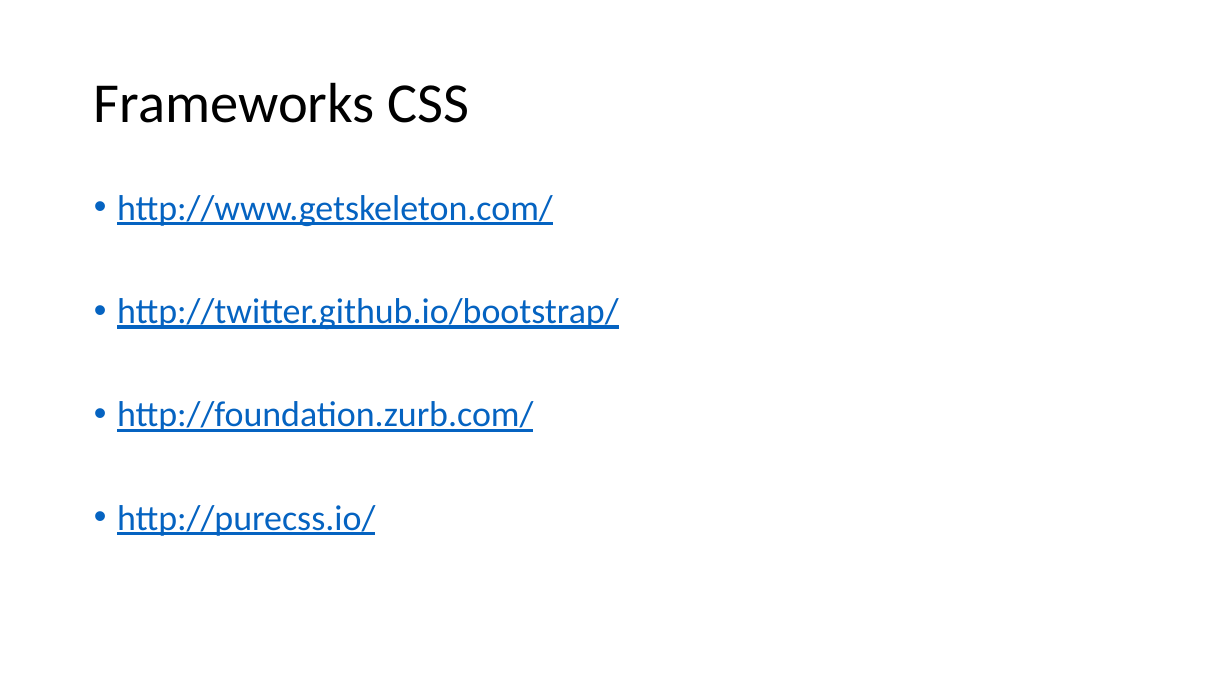
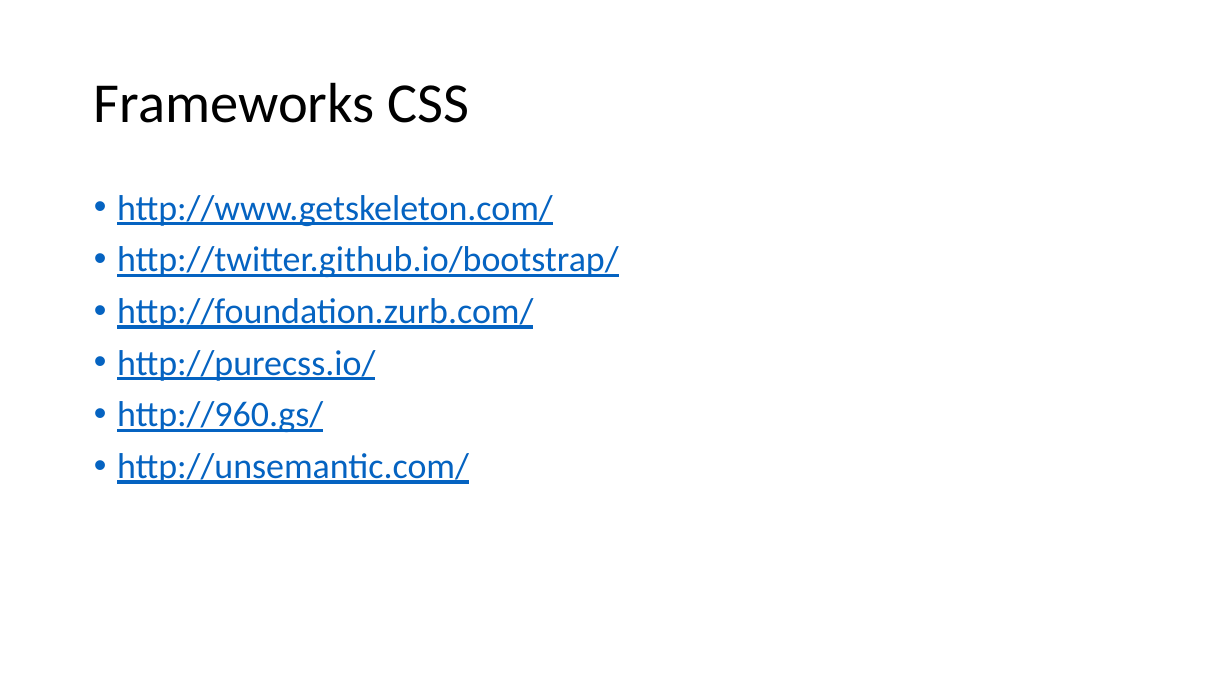
Before and after one commit to Nuevas-Tecnologias-FIUBA/Clase-HTML-CSS, a slide deck: slide 34 of Slides/Clase.pptx (slide 27 before the commit). Drawn at 1232x693 pixels with LibreOffice and Linux fonts; fonts in the diff are those of the drawing. Boxes give left, top, right and bottom in pixels: in the first picture for what was removed or moved away, otherwise in the second. Text is boxed around its words. In the diff, an @@ line names an element or a change of style, - is before the commit and + after.

```diff
--- a/Slides/Clase.pptx
+++ b/Slides/Clase.pptx
@@ text at [117, 401, 469, 484]: paragraphs added @@
+• http://960.gs/
+• http://unsemantic.com/
```
Also in this commit, not shown: 7 other slides changed, 11 slides added, 2 slides removed.
